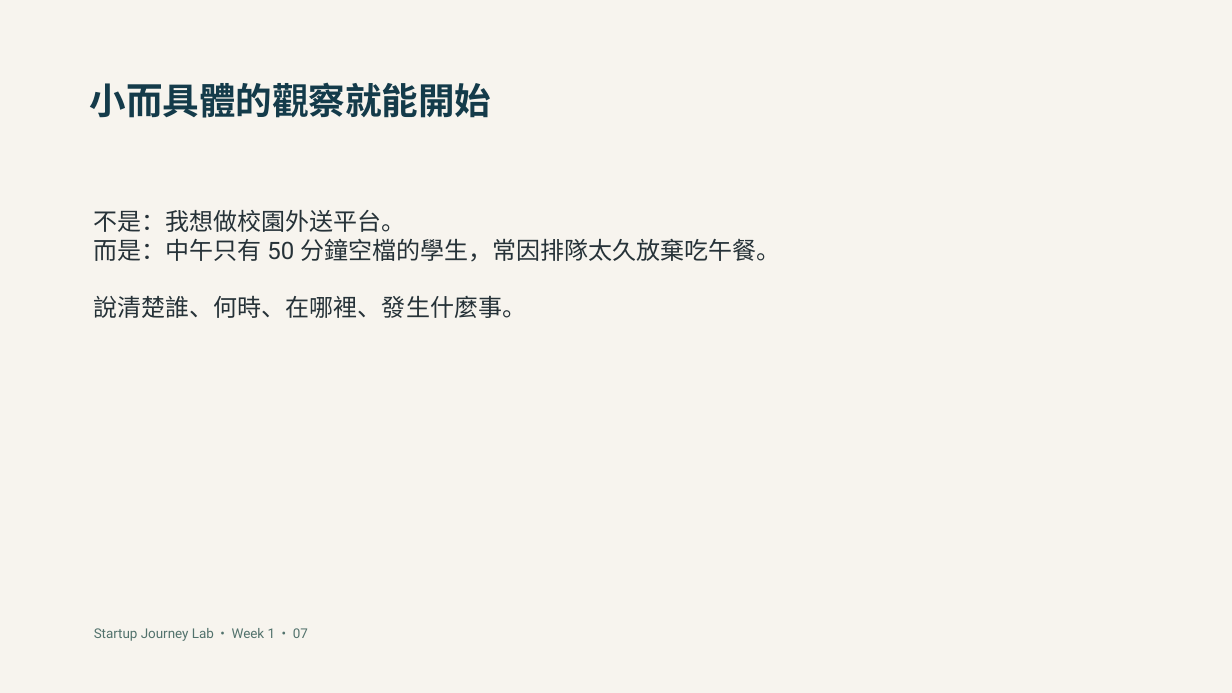
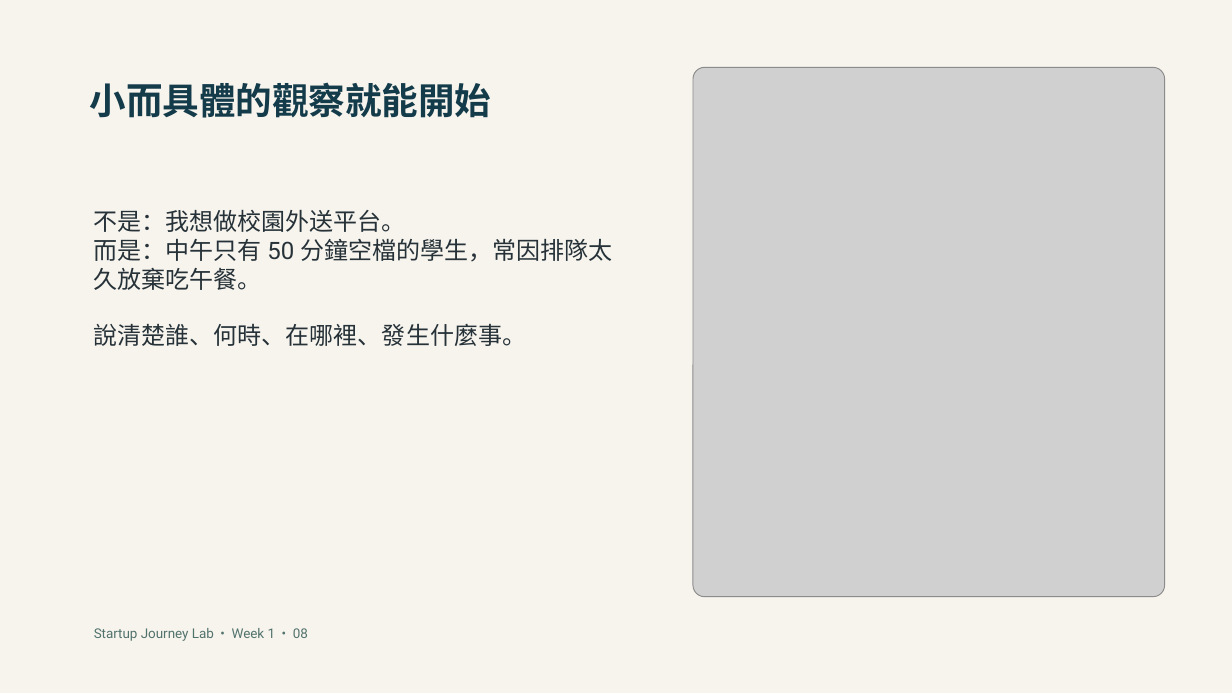
Before and after one commit to hpyuan1220/startup-journey-lab-app, a slide deck: slide 8 of materials/Week1_教學簡報.pptx (slide 7 before the commit). Drawn at 1232x693 pixels with LibreOffice and Linux fonts; fonts in the diff are those of the drawing; grey boxes stand for pictures. Boxes give left, top, right and bottom in pixels: in the first picture for what was removed or moved away, otherwise in the second. Text is boxed around its words. In the diff, an @@ line names an element or a change of style, - is before the commit and + after.

Commit message:
Add weekly video highlights and Week 1 learning card

```diff
--- a/materials/Week1_教學簡報.pptx
+++ b/materials/Week1_教學簡報.pptx
@@ picture added at (693, 67, 1165, 597) @@
@@ text "不是：我想做校園外送平台。" rewrapped from (94, 210, 780, 318) to (94, 210, 612, 346) @@
@@ text at (94, 628, 308, 641): text changed @@
-Startup Journey Lab • Week 1 • 07
+Startup Journey Lab • Week 1 • 08
```
Also in this commit, not shown: 13 other slides changed, 1 slide added.
